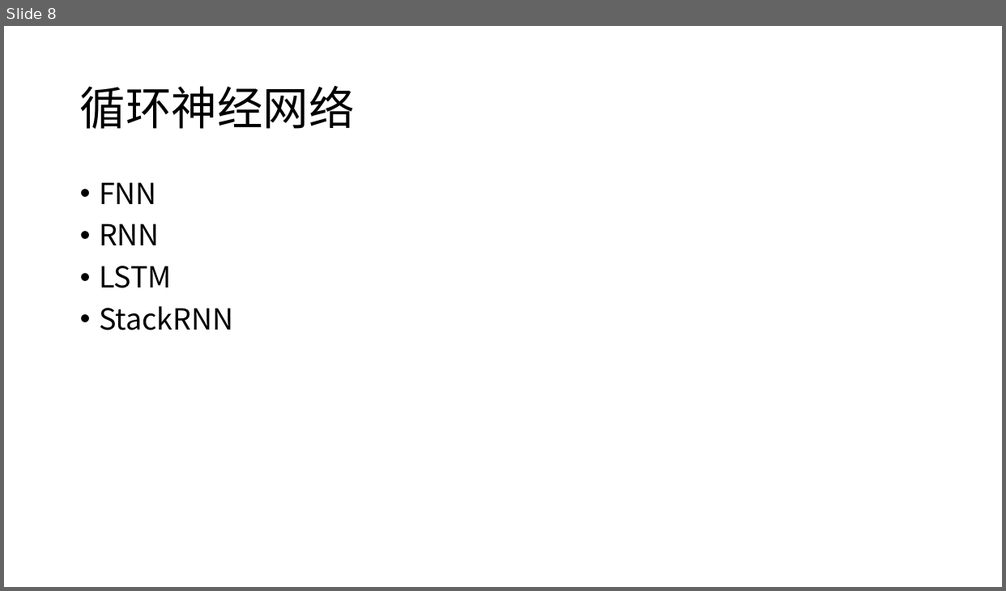
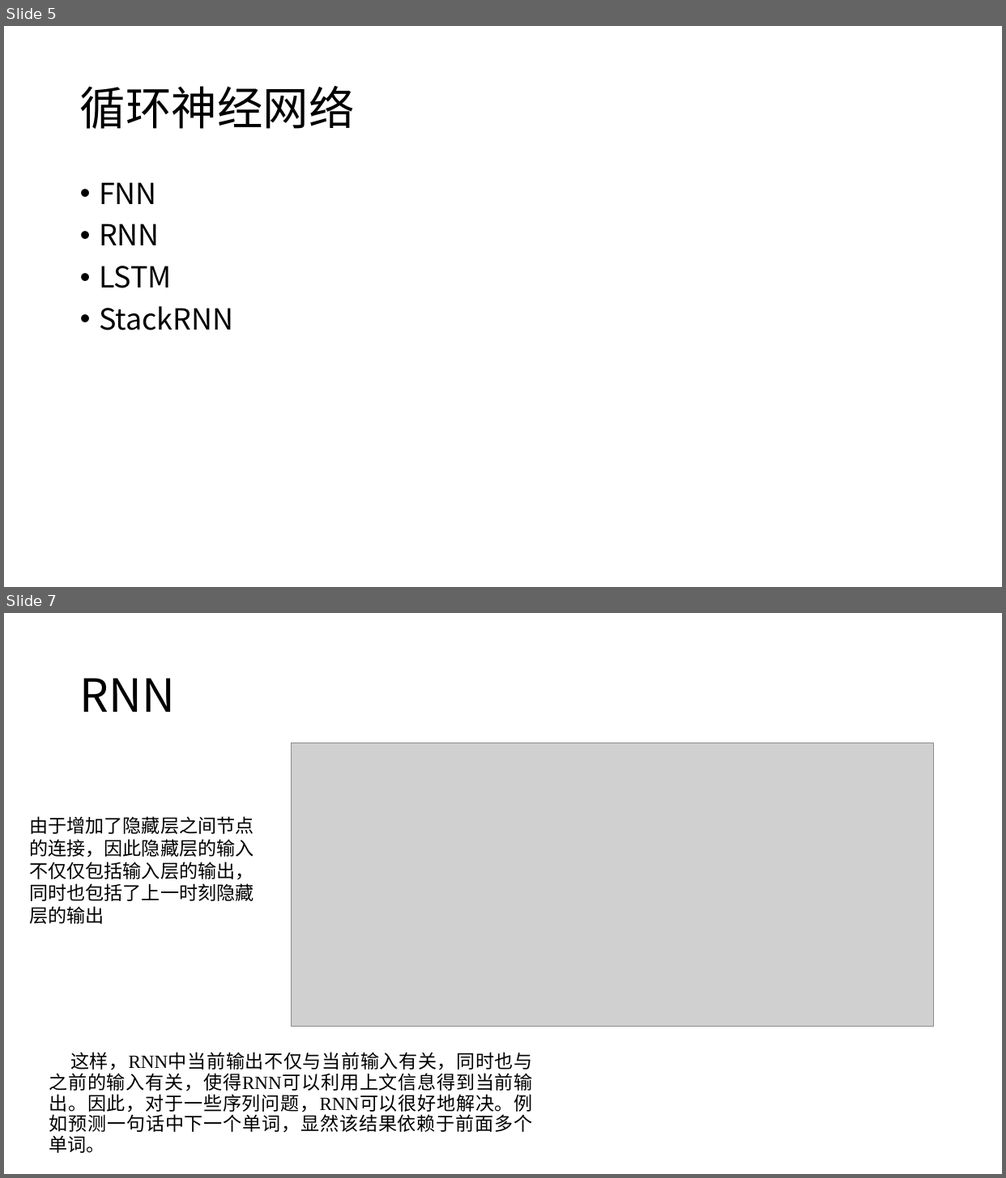
Before and after one commit to sfzhou5678/lstm, a slide deck: 毕业答辩.pptx. Shown one above the other, each under a label of ours: slide 8 before the commit, slides 5 and 7 after it; the slides between them are not shown. The pictures are 1006x591 and 1006x1178 pixels, drawn with LibreOffice and Linux fonts; fonts in the diff are those of the drawing; grey boxes stand for pictures. Boxes give left, top, right and bottom in pixels: in the first picture for what was removed or moved away, otherwise in the second. Text is boxed around its words. In the diff, an @@ line names an element or a change of style, - is before the commit and + after.

```diff
--- a/毕业答辩.pptx
+++ b/毕业答辩.pptx
@@ slide 7 added at (4, 613, 1002, 1174), background #FFFFFF @@
@@ title added at (80, 678, 175, 712), 44 pt, text #000000 @@
+RNN
@@ picture added at (291, 743, 933, 1026) @@
@@ text added at (29, 816, 253, 924), 18 pt, text #000000 @@
+由于增加了隐藏层之间节点的连接，因此隐藏层的输入不仅仅包括输入层的输出，同时也包括了上一时刻隐藏层的输出
@@ text added at (49, 1052, 533, 1153), 18 pt, text #000000 @@
+这样，RNN中当前输出不仅与当前输入有关，同时也与之前的输入有关，使得RNN可以利用上文信息得到当前输出。因此，对于一些序列问题，RNN可以很好地解决。例如预测一句话中下一个单词，显然该结果依赖于前面多个单词。
@@ what was slide 8 is now slide 5 @@
```
Also in this commit, not shown: 6 slides changed, 19 other slides added, 5 slides removed, 1 other file.
